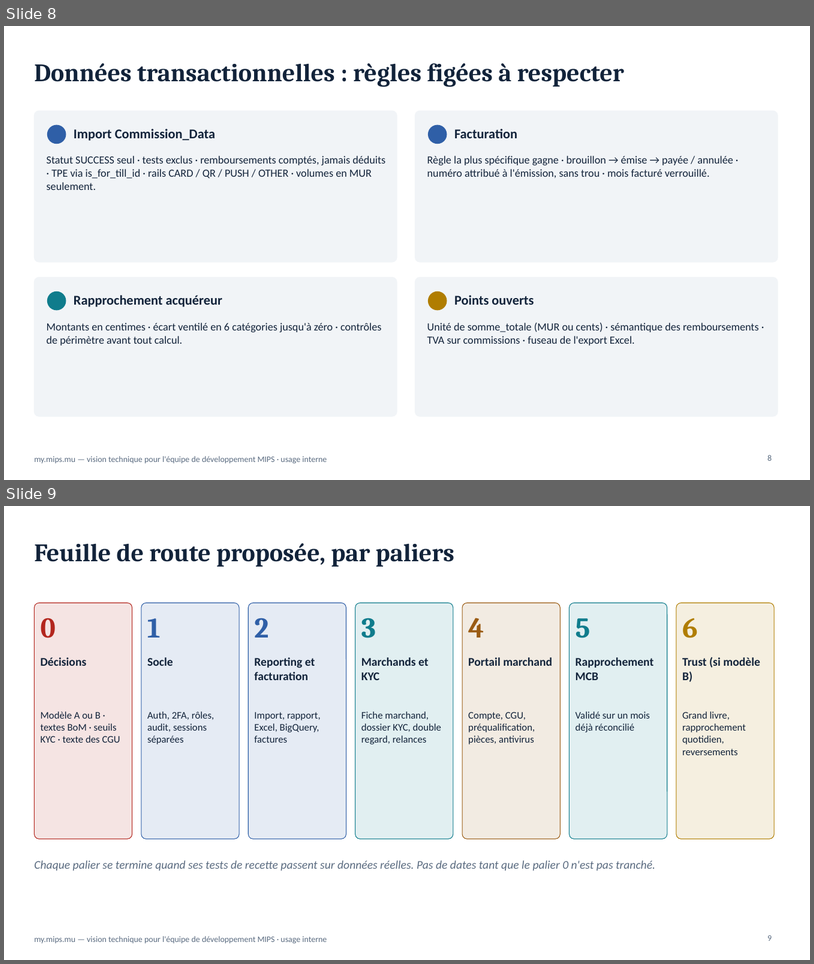
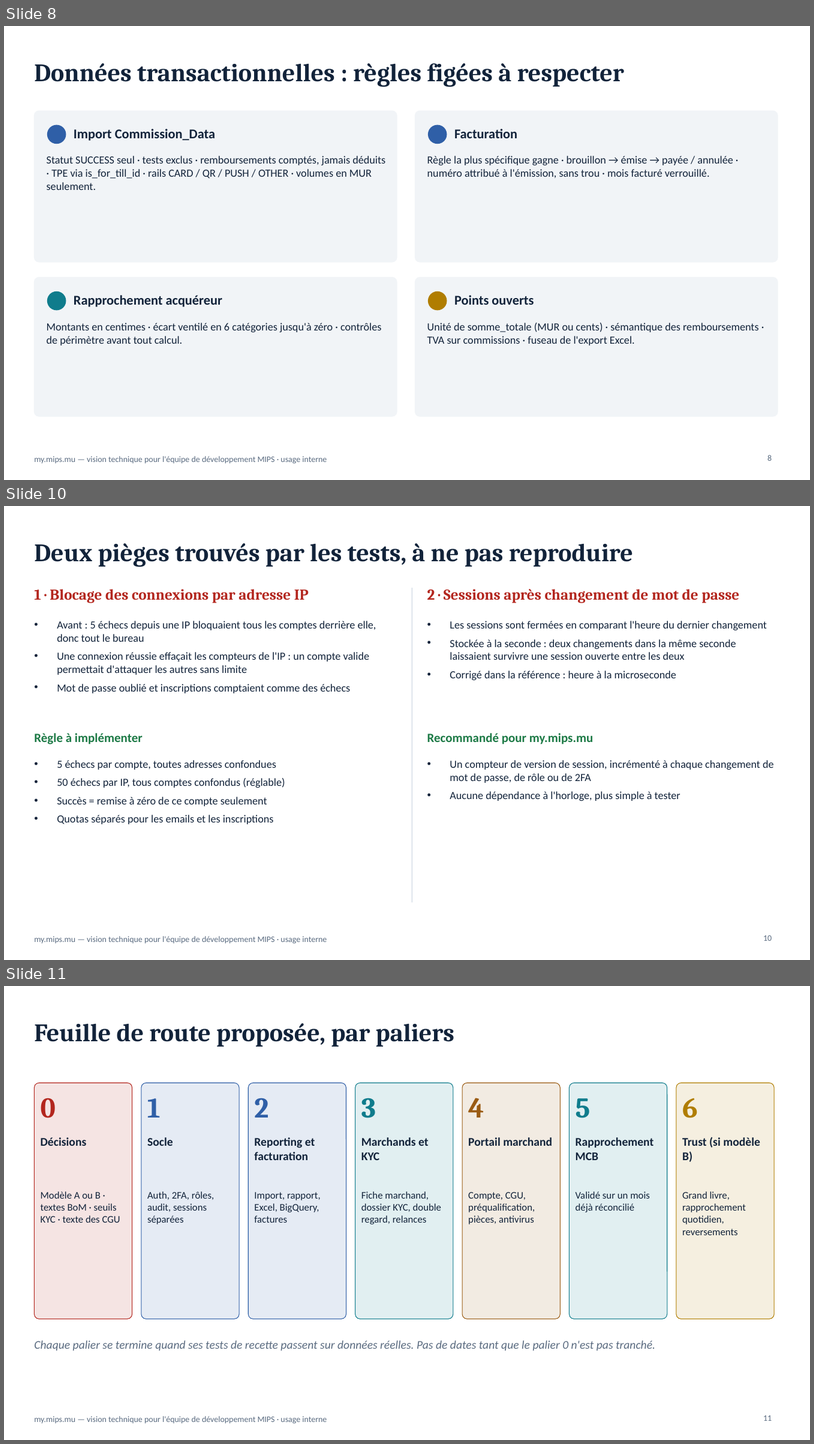
Before and after one commit to fmassonmips/mips-platform, a slide deck: outputs/recap/MIPS-vision-developpeurs.pptx. Shown one above the other, each under a label of ours: slides 8 and 9 before the commit, slides 8, 10 and 11 after it; the slides between them are not shown. The pictures are 814x964 and 814x1444 pixels, drawn with LibreOffice and Linux fonts; fonts in the diff are those of the drawing. Boxes give left, top, right and bottom in pixels: in the first picture for what was removed or moved away, otherwise in the second. Text is boxed around its words. In the diff, an @@ line names an element or a change of style, - is before the commit and + after.

```diff
--- a/outputs/recap/MIPS-vision-developpeurs.pptx
+++ b/outputs/recap/MIPS-vision-developpeurs.pptx
@@ slide 10 added at <box>4,506,810,960</box>, background #FFFFFF; not listed: 1 template element that a slide beside it also shows @@
@@ title added at <box>34,543,633,567</box>, 30 pt, text #12233A, bold @@
+Deux pièges trouvés par les tests, à ne pas reproduire
@@ text added at <box>34,589,309,603</box>, 18 pt, text #B3261E, bold @@
+1 · Blocage des connexions par adresse IP
@@ line added from (413, 588) to (413, 902), #D5DDE7 1 pt @@
@@ text added at <box>428,589,740,603</box>, 18 pt, text #B3261E, bold @@
+2 · Sessions après changement de mot de passe
@@ text added at <box>57,621,377,693</box>, 13 pt, text #12233A @@
+• Avant : 5 échecs depuis une IP bloquaient tous les comptes derrière elle, donc tout le bureau
+• Une connexion réussie effaçait les compteurs de l'IP : un compte valide permettait d'attaquer les autres sans limite
+• Mot de passe oublié et inscriptions comptaient comme des échecs
@@ text added at <box>450,621,767,680</box>, 13 pt, text #12233A @@
+• Les sessions sont fermées en comparant l'heure du dernier changement
+• Stockée à la seconde : deux changements dans la même seconde laissaient survivre une session ouverte entre les deux
+• Corrigé dans la référence : heure à la microseconde
@@ text added at <box>34,733,143,744</box>, 15 pt, text #1D7A46, bold @@
+Règle à implémenter
@@ text added at <box>428,733,594,744</box>, 15 pt, text #1D7A46, bold @@
+Recommandé pour my.mips.mu
@@ text added at <box>57,760,285,824</box>, 13 pt, text #12233A @@
+• 5 échecs par compte, toutes adresses confondues
+• 50 échecs par IP, tous comptes confondus (réglable)
+• Succès = remise à zéro de ce compte seulement
+• Quotas séparés pour les emails et les inscriptions
@@ text added at <box>450,760,774,801</box>, 13 pt, text #12233A @@
+• Un compteur de version de session, incrémenté à chaque changement de mot de passe, de rôle ou de 2FA
+• Aucune dépendance à l'horloge, plus simple à tester
@@ page number added at <box>764,935,772,940</box>, 10 pt, text #5A6B80 @@
+10
@@ what was slide 9 is now slide 11 @@
@@ page number at <box>764,1415,772,1420</box>: text changed @@
-9
+11
```
Also in this commit, not shown: 2 slides changed, 1 other slide added.
